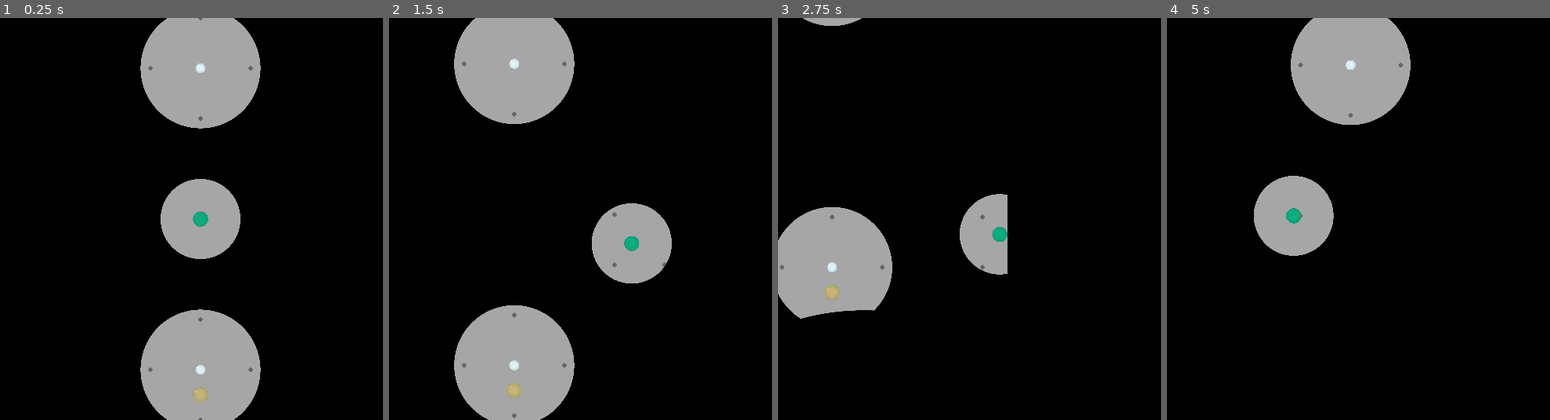
Above: before the commit, frames 1-4 (left to right).
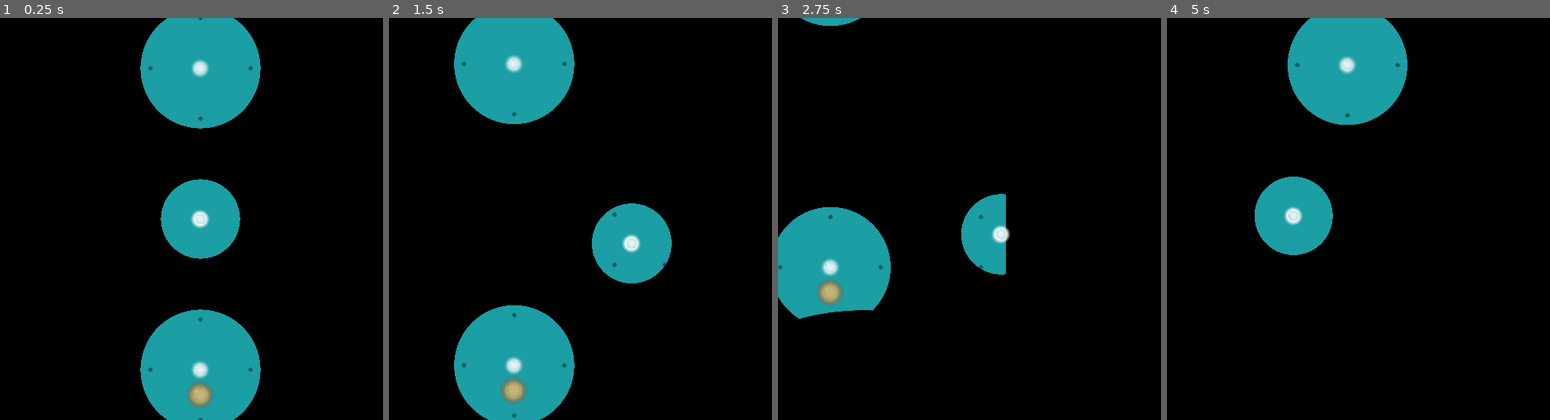
Above: after the commit, the same moments.

Repository: Disablak/Godot-Wild-Jam
Game: Godot game, scene res://Scenes/Main.tscn
The game is run twice, just before and just after one commit, with the same random seed, the same clock (stepped at 60 frames per second) and the same inputs.
Inputs (mouse positions are in pixels of both pictures, inside the frame that each line leads up to):
- Up to frame 1 (0.25 s): no input
- Up to frame 2 (1.5 s): move the mouse to (676, 198) at 0.52 s; hold D (move_right) 0.53-1.28 s; click (676, 198) at 0.67 s; move the mouse to (507, 239) at 1.27 s; hold S (move_down) from 1.28 s (still down)
- Up to frame 3 (2.75 s): move the mouse to (1019, 130) at 2.02 s; release S (move_down) at 2.03 s; hold D (move_right) from 2.03 s (still down)
- Up to frame 4 (5 s): move the mouse to (1347, 299) at 2.77 s; release D (move_right) at 2.78 s; hold W (move_up) 2.78-3.53 s; click (1347, 299) at 2.92 s; move the mouse to (1488, 279) at 3.52 s; hold A (move_left) from 3.53 s (still down); move the mouse to (1247, 158) at 4.27 s

The runs differ from the first frame. In frame 1, 17% of the frame differs, in the area x 36-69%, y 0-100%; in frame 2, 17%; in frame 3, 9.0%; in frame 4, 10%.

Commit message:
visual up

Diff:
--- a/Scenes/levels/base/LevelBase.tscn
+++ b/Scenes/levels/base/LevelBase.tscn
@@ -18,7 +18,8 @@
 color = Color( 0, 0, 0, 1 )
 
 [node name="Background" type="TextureRect" parent="."]
-self_modulate = Color( 0.654902, 0.654902, 0.654902, 1 )
+visible = false
+self_modulate = Color( 0.109804, 0.623529, 0.647059, 1 )
 margin_left = -5120.0
 margin_top = -5120.0
 margin_right = 4880.0
--- a/Scenes/levels/components/Coin.tscn
+++ b/Scenes/levels/components/Coin.tscn
@@ -18,4 +18,10 @@
 self_modulate = Color( 0.870588, 0.745098, 0.478431, 1 )
 scale = Vector2( 0.15, 0.15 )
 
+[node name="Spot" parent="OrbSprite" index="0"]
+self_modulate = Color( 0.870588, 0.745098, 0.478431, 1 )
+material = null
+
 [connection signal="body_entered" from="." to="." method="_on_Coin_body_entered"]
+
+[editable path="OrbSprite"]
--- a/Scenes/levels/components/Finish.tscn
+++ b/Scenes/levels/components/Finish.tscn
@@ -14,3 +14,8 @@
 [node name="OrbSprite" parent="." instance=ExtResource( 1 )]
 self_modulate = Color( 0.0901961, 0.509804, 1, 1 )
 scale = Vector2( 0.2, 0.2 )
+
+[node name="Spot" parent="OrbSprite" index="0"]
+self_modulate = Color( 0.0901961, 0.509804, 1, 1 )
+
+[editable path="OrbSprite"]
--- a/Scenes/levels/components/Player.tscn
+++ b/Scenes/levels/components/Player.tscn
@@ -8,14 +8,13 @@
 [ext_resource path="res://Scenes/visual/KeyVisual.tscn" type="PackedScene" id=7]
 
 [sub_resource type="CircleShape2D" id=1]
+radius = 6.0
 
 [node name="Player" type="KinematicBody2D" groups=["player"]]
 script = ExtResource( 1 )
 particle_temple = ExtResource( 4 )
 
 [node name="OrbSprite" parent="." instance=ExtResource( 3 )]
-self_modulate = Color( 0.0666667, 0.717647, 0.517647, 1 )
-scale = Vector2( 0.15, 0.15 )
 z_index = 2
 
 [node name="CollisionShape2D" type="CollisionShape2D" parent="."]
@@ -30,3 +29,4 @@
 [node name="Light2D" parent="." instance=ExtResource( 2 )]
 position = Vector2( 0, 0 )
 texture_scale = 0.1
+light_distortion = 0.95
--- a/Scenes/visual/OrbSprite.tscn
+++ b/Scenes/visual/OrbSprite.tscn
@@ -1,7 +1,18 @@
-[gd_scene load_steps=2 format=2]
+[gd_scene load_steps=4 format=2]
 
 [ext_resource path="res://Assets/new_sprites/orb1.png" type="Texture" id=1]
+[ext_resource path="res://Assets/sprites/spot.png" type="Texture" id=2]
+
+[sub_resource type="CanvasItemMaterial" id=1]
+light_mode = 1
 
 [node name="OrbSprite" type="Sprite"]
 scale = Vector2( 0.1, 0.1 )
+z_index = 1
 texture = ExtResource( 1 )
+
+[node name="Spot" type="Sprite" parent="."]
+show_behind_parent = true
+material = SubResource( 1 )
+scale = Vector2( 3, 3 )
+texture = ExtResource( 2 )
--- a/Scripts/Light.gd
+++ b/Scripts/Light.gd
@@ -23,6 +23,7 @@
 	enabled = false
 	destroyed = true
 
+	$OrbSprite/Spot.visible = false
 	$ExplosionParticle.play_particle()
 
 
@@ -32,6 +33,8 @@
 
 	enabled = true
 	destroyed = false
+
+	$OrbSprite/Spot.visible = true
 
 
 func set_light(is_enable):
